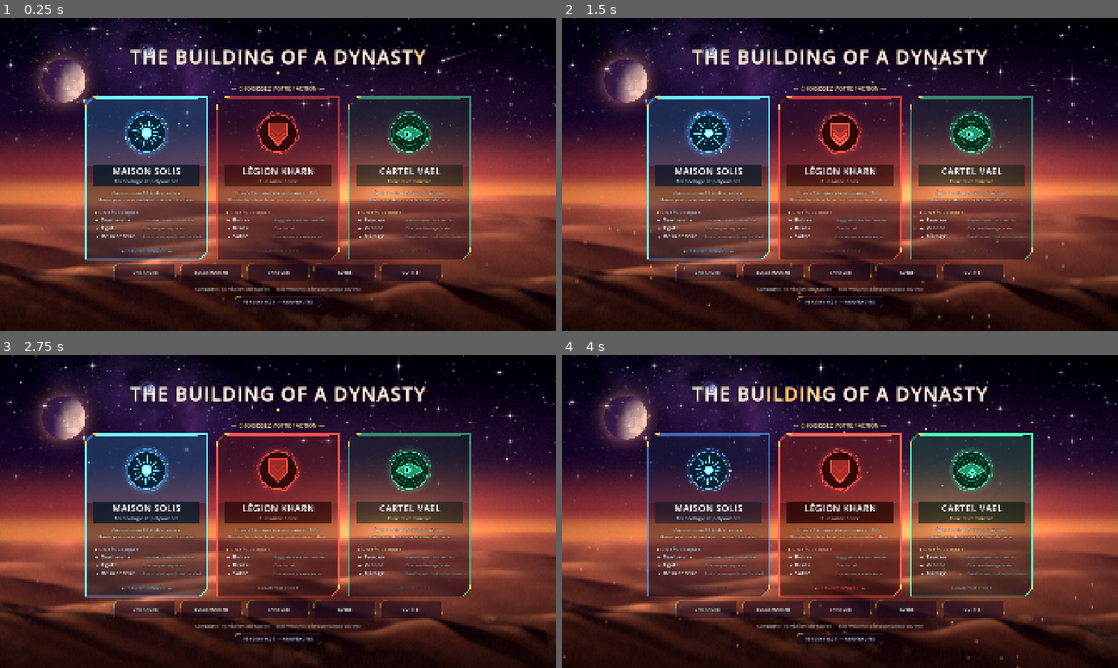
Above: before the commit, frames 1-4 (two rows, left to right).
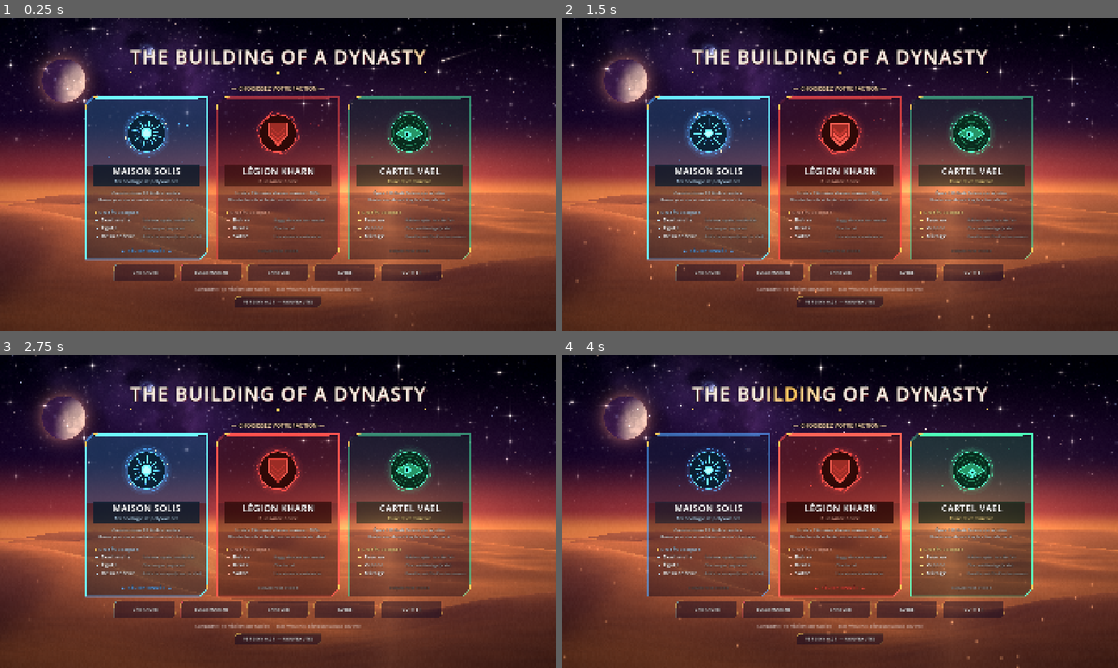
Above: after the commit, the same moments.

Repository: Nydaunvan/dune2-remake
Game: Godot game, scene res://menu.tscn
Same seed, same stepped clock (60 frames per second), same inputs: the game is played once before the commit and once after it.
Inputs (mouse positions are in pixels of both pictures, inside the frame that each line leads up to):
- Up to frame 1 (0.25 s): no input
- Up to frame 2 (1.5 s): tap Enter at 0.5 s; drag from (840, 174) to (895, 105) at 0.52 s; drag from (728, 190) to (812, 237) at 1.27 s
- Up to frame 3 (2.75 s): move the mouse to (333, 442) at 2.02 s; hold Right (ui_right) from 2.03 s (still down); tap U at 2.1 s
- Up to frame 4 (4 s): release Right (ui_right) at 2.75 s; drag from (812, 574) to (673, 464) at 2.77 s; move the mouse to (1006, 558) at 3.52 s; hold Left (ui_left) from 3.53 s (still down); hold Shift from 3.53 s (still down)

The runs differ from the first frame. In frame 1, 28% of the frame differs, in the area x 0-100%, y 55-100%; in frame 2, 28%; in frame 3, 28%; in frame 4, 28%.

Commit message:
Fond du menu : vrai désert (terrain de dunes 3D tracé par pixel, ombrage continu, rides, brume) à la place des couches de dunes
Co-Authored-By: Claude Sonnet 5.5 <noreply@anthropic.com>
Claude-Session: https://claude.ai/code/session_016J9VLX1JshULsfbSsqHF5q

Diff:
--- a/shaders/menu_bg.gdshader
+++ b/shaders/menu_bg.gdshader
@@ -103,6 +103,14 @@
 		res = mix(res, surf + halo_col * rim * diff, smoothstep(1.0, 0.985, l));
 	}
 	return res;
+}
+
+// Carte de hauteur du désert : grandes dunes allongées, bords arrondis, légèrement asymétriques
+float terrain(vec2 q) {
+	vec2 w = q + 3.2 * vec2(vnoise(q * 0.045), vnoise(q * 0.045 + 7.3)) - 1.6;
+	float n = 0.60 * vnoise(w * vec2(0.060, 0.105)) + 0.28 * vnoise(w * vec2(0.125, 0.21) + 3.1) + 0.12 * vnoise(w * vec2(0.26, 0.42) + 9.7);
+	n = smoothstep(0.10, 0.92, n);
+	return n * n * (3.0 - 2.0 * n) * 5.0;
 }
 
 void fragment() {
@@ -162,55 +170,66 @@
 	col += vec3(1.0, 0.55, 0.28) * 0.55 * exp(-length(sp) * 4.2);
 	col += vec3(1.0, 0.82, 0.5) * 0.45 * exp(-length(sp) * 12.0);
 
-	// ----- Dunes en couches, de la plus lointaine à la plus proche -----
-	vec3 haze = vec3(0.85, 0.36, 0.30);
-	for (int i = 0; i < 5; i++) {
-		float fi = float(i);
-		float depth = fi / 4.0; // 0 = lointain, 1 = premier plan
-		float x = uv.x * (1.6 + depth * 1.8) * ar + fi * 3.7; // dunes immobiles : seul le vent bouge
-		float base = horizon + 0.035 + depth * 0.40 - 0.02 * fi;
-		float amp = 0.035 + 0.075 * depth;
-		float ridge = base - amp * dune(x, fi * 5.0);
-		float sc = (1.6 + depth * 1.8) * ar;
-		float aa = SCREEN_PIXEL_SIZE.y * 1.6;
-		if (uv.y > ridge - aa) {
-			// éclairage : côté tourné vers le soleil (à droite) éclairé
-			float below = uv.y - ridge;
-			// pente lue en biais (l'ombre de la dune glisse le long de sa face, jamais de bande verticale)
-			// et sur un large pas, pour un dégradé continu d'un bout à l'autre de la dune
-			float xs = x - below * sc * 1.4;
-			float e = 0.06;
-			float slope = (dune(xs + e, fi * 5.0) - dune(xs - e, fi * 5.0)) / (2.0 * e) * amp * sc;
-			float slope_lit = smoothstep(0.0, 1.0, clamp(0.5 + slope * 2.0, 0.0, 1.0));
-			float lit = mix(0.55, slope_lit, exp(-below * (12.0 - 4.0 * depth)));
-			vec3 shade_c = mix(vec3(0.24, 0.07, 0.13), vec3(0.10, 0.035, 0.08), depth);
-			vec3 lit_c = mix(vec3(0.98, 0.54, 0.36), vec3(0.62, 0.27, 0.20), depth);
-			vec3 sand = mix(shade_c, lit_c, lit);
-			// ondulations du sable : rides larges, douces, qui suivent la dune
-			// (les rides glissent très lentement avec le vent)
-			float rip = vnoise(vec2(x * 9.0 + below * 4.0 - t * (0.05 + 0.08 * depth), below * (26.0 + 30.0 * depth)));
-			sand *= 0.92 + 0.14 * rip;
-			sand *= 0.985 + 0.03 * hash(floor(uv * vec2(900.0, 500.0)));
-			// arête éclairée
-			float rim = smoothstep(0.03 + 0.012 * depth, 0.0, below) * slope_lit * 0.75;
-			sand += vec3(1.0, 0.72, 0.45) * rim * (0.5 + 0.4 * (1.0 - depth));
-			// assombrissement vers le bas de l'écran (lisibilité de l'interface)
-			sand *= mix(1.0, 0.45, smoothstep(0.62, 1.0, uv.y));
-			// brume atmosphérique : forte au loin, faible au premier plan
-			float fog = (1.0 - depth) * 0.62 + 0.04;
-			fog *= exp(-below * 9.0) * 0.7 + 0.3;
-			sand = mix(sand, haze * (0.6 + 0.4 * lit), clamp(fog, 0.0, 0.85));
-			// panache de sable soulevé de la crête par le vent, qui file vers la gauche
-			float plume = fbm(vec2(x * 5.0 + t * (0.55 + 0.5 * depth), below * 22.0 - t * 0.04));
-			float plume_m = smoothstep(0.42, 0.8, plume) * exp(-below * (20.0 - 8.0 * depth)) * (0.5 + 0.5 * sin(t * 0.35 + fi * 2.0 + x * 1.7));
-			sand += vec3(1.0, 0.66, 0.42) * plume_m * (0.20 + 0.16 * depth);
-			col = mix(col, sand, smoothstep(ridge - aa, ridge + aa, uv.y));
+	// ----- Désert : vrai champ de dunes, tracé de rayons sur une carte de hauteur -----
+	// Caméra surélevée face à l'horizon ; les dunes proches cachent les lointaines, sans aucune
+	// séparation en couches : ombrage continu, brume de distance et rides de sable.
+	if (uv.y >= horizon - 0.004) {
+		vec3 ro = vec3(0.0, 5.2, t * 0.0); // la scène est immobile : seul le vent anime le sable
+		vec3 rd = normalize(vec3((uv.x - 0.5) * ar * 0.85, -(uv.y - horizon) * 1.45 - 0.004, 1.0));
+		float dist = 1.5;
+		bool hit = false;
+		for (int i = 0; i < 90; i++) {
+			vec3 p = ro + rd * dist;
+			float d = p.y - terrain(p.xz);
+			if (d < 0.01 + 0.0008 * dist) {
+				hit = true;
+				break;
+			}
+			dist += max(d * 0.55, 0.04 + 0.003 * dist);
+			if (dist > 160.0) {
+				break;
+			}
 		}
-	}
-
-	// Traînées de sable chassées par le vent sur les crêtes
-	float wind = fbm(vec2(uv.x * 5.0 + t * 0.28, uv.y * 24.0 + sin(t * 0.2) * 0.6)) * smoothstep(0.55, 0.9, uv.y) * smoothstep(1.0, 0.7, uv.y);
-	col += vec3(1.0, 0.7, 0.5) * pow(wind, 3.0) * 0.28;
+		if (hit) {
+			vec3 p = ro + rd * dist;
+			float e = 0.12 + 0.01 * dist;
+			float hc = terrain(p.xz);
+			vec3 n = normalize(vec3(terrain(p.xz - vec2(e, 0.0)) - terrain(p.xz + vec2(e, 0.0)), 2.0 * e,
+					terrain(p.xz - vec2(0.0, e)) - terrain(p.xz + vec2(0.0, e))));
+			// rides de sable : fines, perpendiculaires au vent, qui s'estompent avec la distance
+			float rid_amp = 0.16 * exp(-dist * 0.05);
+			float rid = vnoise(vec2(p.x * 1.6 + p.z * 0.5 + n.x * 4.0, p.z * 7.0));
+			n = normalize(n + vec3(0.0, 0.0, (rid - 0.5) * rid_amp * 2.0));
+			vec3 L = normalize(vec3(0.92, 0.20, 0.30));
+			float lam = clamp(dot(n, L), 0.0, 1.0);
+			float wrap = clamp((dot(n, L) + 0.35) / 1.35, 0.0, 1.0);
+			vec3 shade_c = vec3(0.30, 0.12, 0.19);
+			vec3 mid_c = vec3(0.80, 0.40, 0.27);
+			vec3 lit_c = vec3(1.0, 0.70, 0.42);
+			vec3 sand = mix(shade_c, mid_c, smoothstep(0.0, 0.55, wrap));
+			sand = mix(sand, lit_c, smoothstep(0.45, 1.0, lam));
+			// creux un peu plus sombres et rougeâtres, sommets plus clairs
+			sand *= 0.80 + 0.26 * clamp(hc / 5.0, 0.0, 1.0);
+			// reflet rasant orangé sur les crêtes qui regardent le soleil
+			float rim = pow(clamp(1.0 - dot(n, -rd), 0.0, 1.0), 3.0);
+			sand += vec3(1.0, 0.55, 0.28) * rim * 0.22 * smoothstep(0.1, 0.8, dot(n, L) + 0.4);
+			// grains de sable
+			sand *= 0.975 + 0.05 * hash(floor(uv * vec2(1400.0, 800.0)));
+			// rafales : voiles de sable chassés le long des crêtes par le vent
+			float crest = smoothstep(0.30, 0.75, 1.0 - n.y);
+			float gust = vnoise(vec2(p.x * 0.22 - t * 1.3, p.z * 0.9 + sin(t * 0.3)));
+			sand += vec3(1.0, 0.72, 0.46) * smoothstep(0.55, 0.95, gust) * crest * 0.20 * exp(-dist * 0.02);
+			// brume : se fond dans la teinte exacte de l'horizon
+			vec2 sp0 = vec2((uv.x - 0.70) * ar, 0.0);
+			vec3 hz = vec3(0.943, 0.525, 0.291) + vec3(1.0, 0.55, 0.28) * 0.55 * exp(-length(sp0) * 4.2)
+					+ vec3(1.0, 0.82, 0.5) * 0.45 * exp(-length(sp0) * 12.0);
+			float fogk = 1.0 - exp(-dist * 0.016);
+			sand = mix(sand, hz, clamp(fogk, 0.0, 1.0));
+			// assombrissement doux vers le bas de l'écran (lisibilité de l'interface)
+			sand *= mix(1.0, 0.70, smoothstep(0.66, 1.0, uv.y));
+			col = sand;
+		}
+	}
 
 	// Poussière en suspension : petits grains lumineux emportés par le vent
 	vec2 dp = vec2(p.x * 38.0 - t * 1.4, uv.y * 26.0 - t * 0.12);
